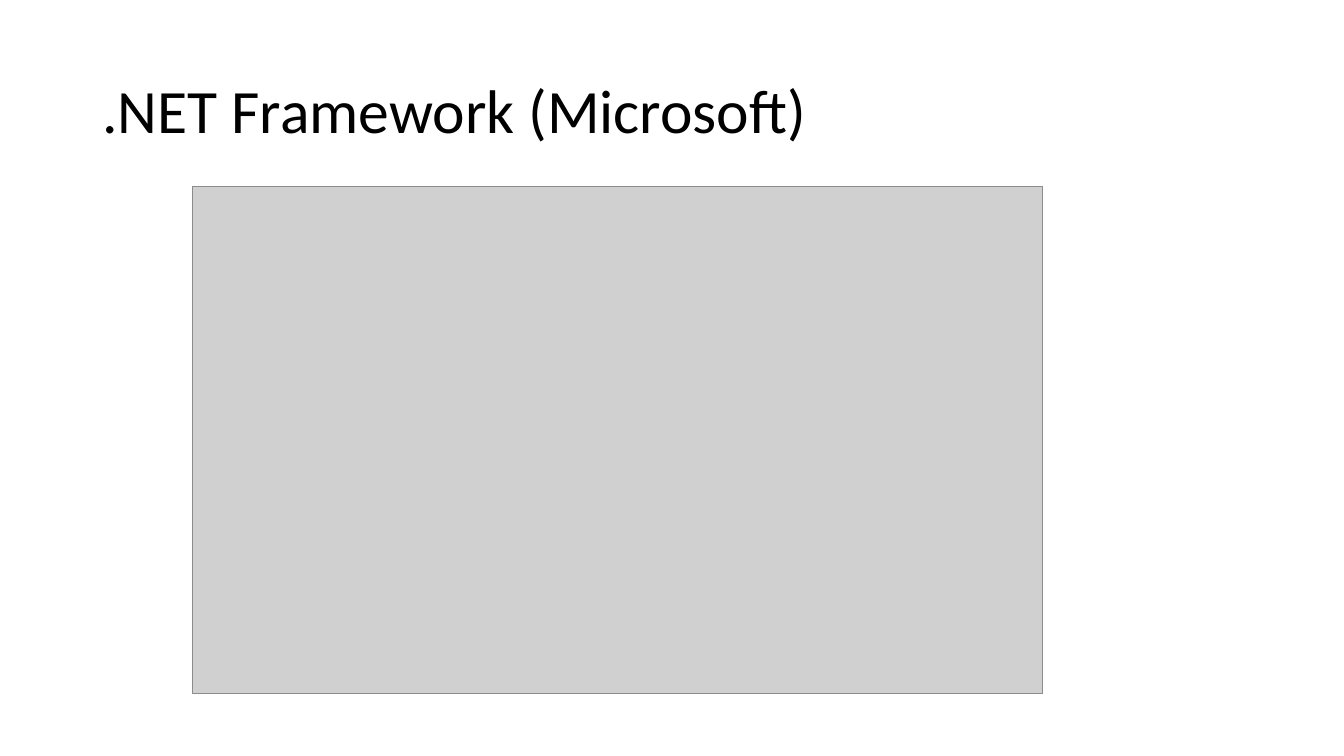
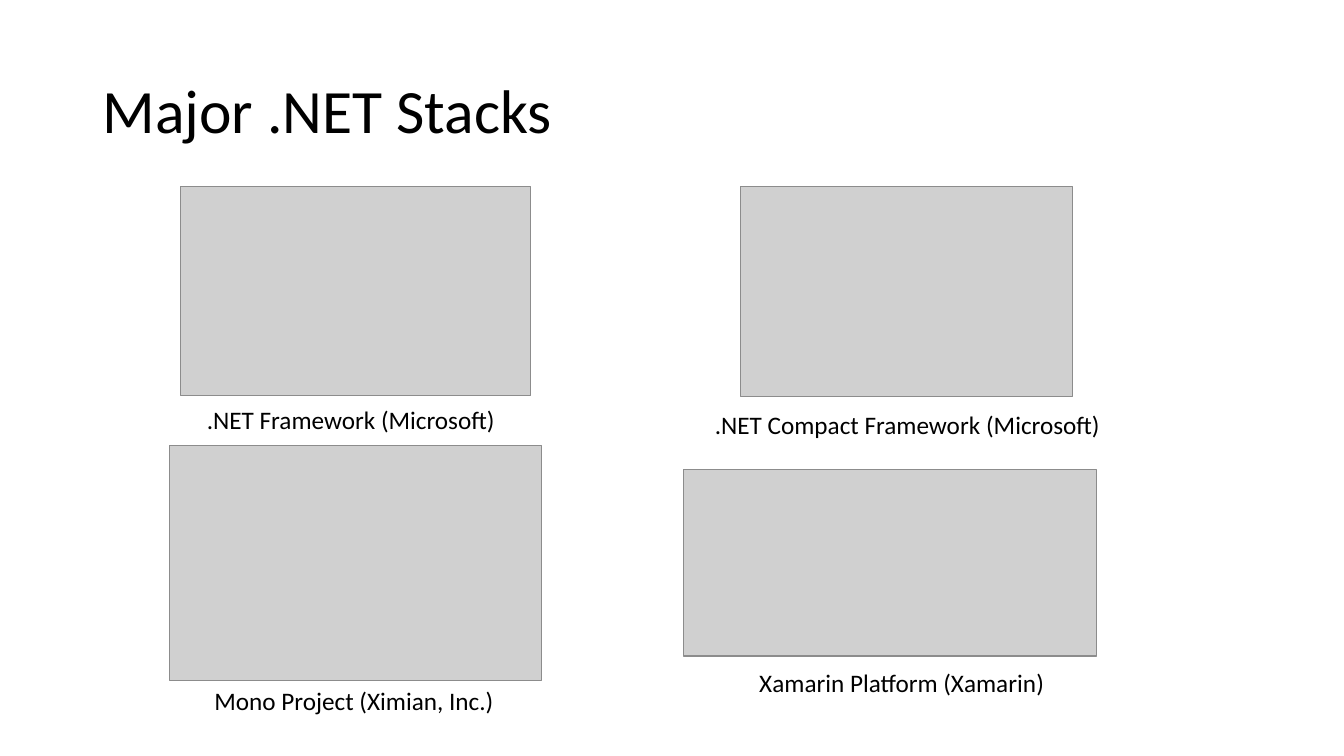
Before and after one commit to aniiiib/StudyNotes, a slide deck: slide 3 of StudyNotes – .NET Platform Reunification.pptx. Drawn at 1344x756 pixels with LibreOffice and Linux fonts; fonts in the diff are those of the drawing; grey boxes stand for pictures. Boxes give left, top, right and bottom in pixels: in the first picture for what was removed or moved away, otherwise in the second. Text is boxed around its words. In the diff, an @@ line names an element or a change of style, - is before the commit and + after.

```diff
--- a/StudyNotes – .NET Platform Reunification.pptx
+++ b/StudyNotes – .NET Platform Reunification.pptx
@@ title at [102,90,551,144]: text changed @@
-.NET Framework (Microsoft)
+Major .NET Stacks
@@ picture: place and size @@
-picture at [193,187,1044,695]
+picture at [180,187,531,396]
@@ picture added at [741,187,1073,397] @@
@@ text added at [207,410,494,433], 18 pt, text #000000 @@
+.NET Framework (Microsoft)
@@ text added at [715,415,1099,438], 18 pt, text #000000 @@
+.NET Compact Framework (Microsoft)
@@ picture added at [170,446,542,681] @@
@@ picture added at [684,470,1096,656] @@
@@ text added at [759,673,1044,696], 18 pt, text #000000 @@
+Xamarin Platform (Xamarin)
@@ text added at [214,691,493,715], 18 pt, text #000000 @@
+Mono Project (Ximian, Inc.)
```
Also in this commit, not shown: 8 other slides changed, 4 slides added, 4 slides removed.
